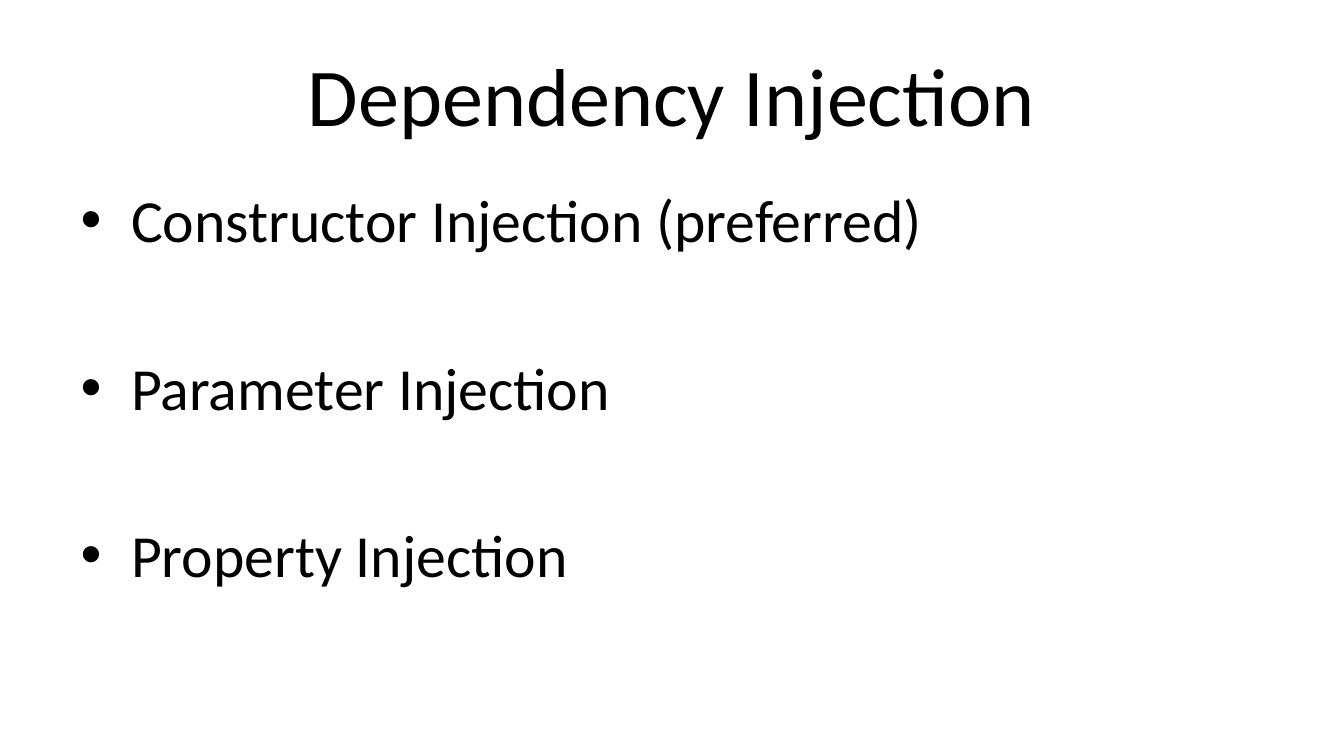
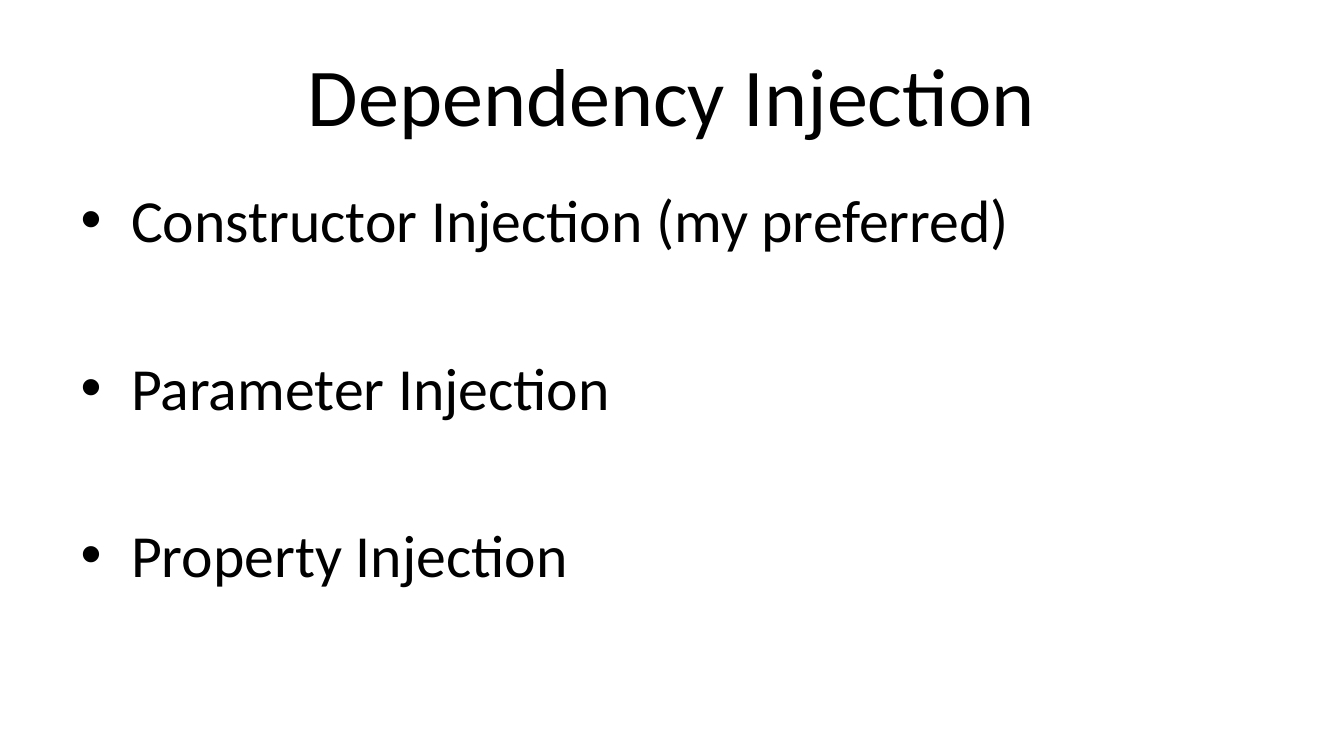
Before and after one commit to HudsonSC/CodeMash-2015-Precompiler-Workshop, a slide deck: slide 8 of 04-More Practices.pptx. Drawn at 1344x756 pixels with LibreOffice and Linux fonts; fonts in the diff are those of the drawing; background and template pictures are left out. Boxes give left, top, right and bottom in pixels: in the first picture for what was removed or moved away, otherwise in the second. Text is boxed around its words. In the diff, an @@ line names an element or a change of style, - is before the commit and + after.

Commit message:
More Clean up of Advanced Practices

```diff
--- a/04-More Practices.pptx
+++ b/04-More Practices.pptx
@@ text at [131, 198, 1009, 253]: text changed @@
-• Constructor Injection (preferred)
+• Constructor Injection (my preferred)
```
